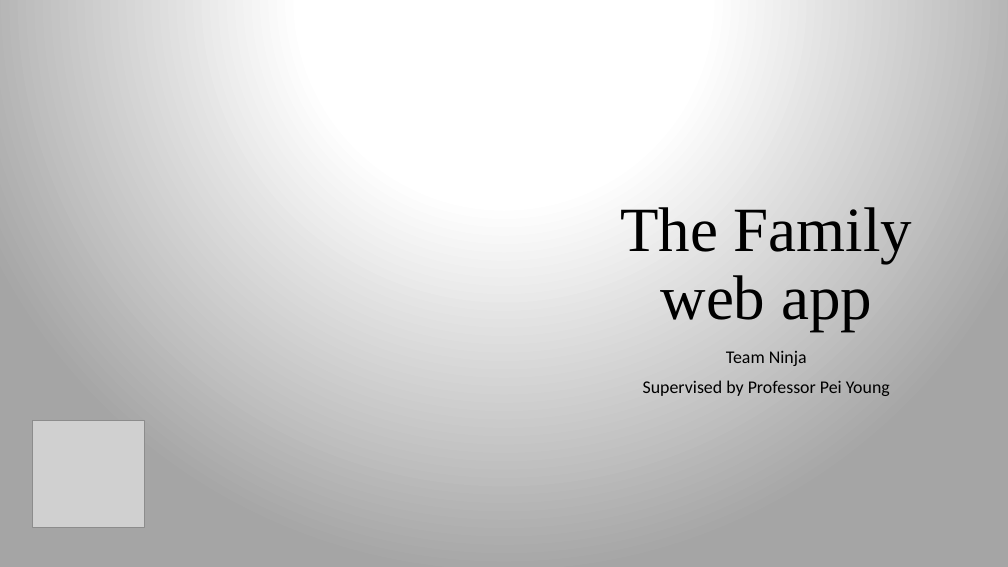
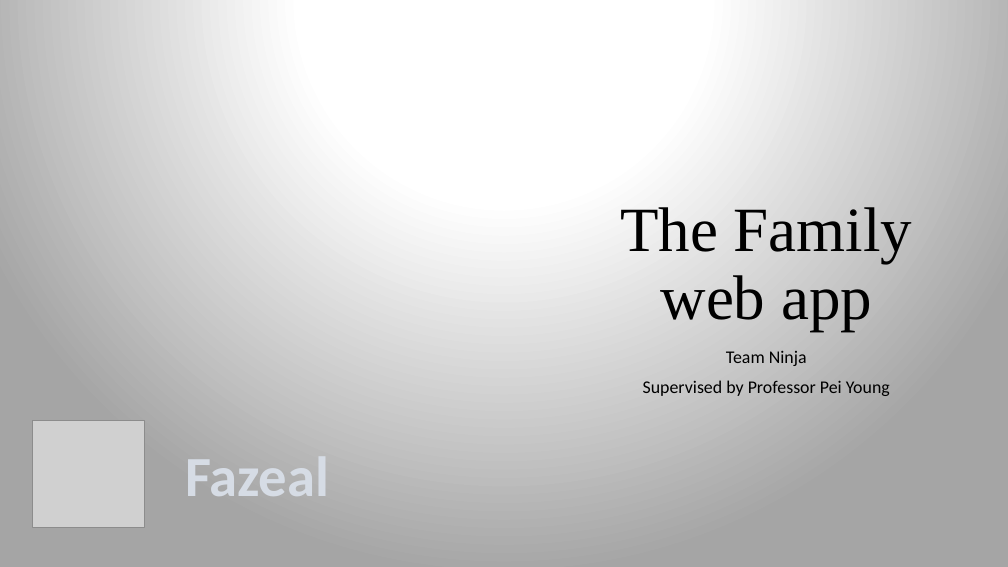
Before and after one commit to Khasaleh/family_app, a slide deck: slide 1 of Presentation1.pptx. Drawn at 1008x567 pixels with LibreOffice and Linux fonts; fonts in the diff are those of the drawing; grey boxes stand for pictures; background and template pictures are left out. Boxes give left, top, right and bottom in pixels: in the first picture for what was removed or moved away, otherwise in the second. Text is boxed around its words. In the diff, an @@ line names an element or a change of style, - is before the commit and + after.

```diff
--- a/Presentation1.pptx
+++ b/Presentation1.pptx
@@ text added at (185, 456, 329, 496), 54 pt, text pattern #44546A on #D6DCE5, bold @@
+Fazeal
```
Also in this commit, not shown: 2 other slides changed.
